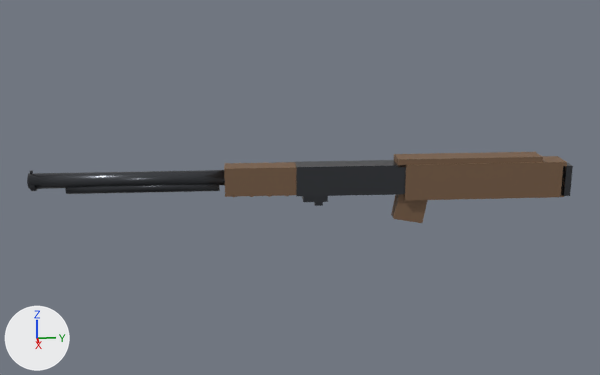
Renders of the Blender file weapons_model.blend/shotgun.blend from each side of a commit.
Camera for both pictures: a camera (50 mm lens) standing at (29.57, -4.0, 7.85) and looking at (-0.05, -1.84, -0.34). Every picture has the same lights, and +X, +Y and +Z are marked at lower left. The picture after the commit comes second.

Names of what the first picture shows: 'Barrel', 'BarrelBand', 'BeadSight', 'Cheekrest', 'MagTube', 'PistolGrip', 'Pump', 'Receiver', 'RecoilPad', 'Stock', 'Trigger', 'TriggerGuard'.
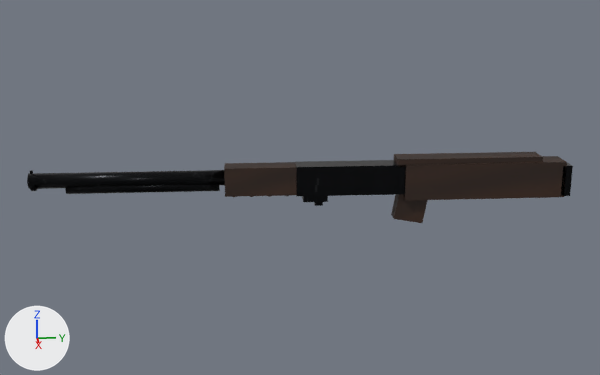
Location of each change, [x1, y1, x2, y2] in pixels of the pictures (600 x 375 px):
'Stock', surface changed (darker)
    both: [404, 156, 567, 201]
'Receiver', surface changed (darker)
    both: [295, 160, 406, 196]
'Barrel', surface changed (darker)
    both: [27, 170, 225, 189]
'Pump', surface changed (brown to black)
    both: [224, 162, 296, 197]
'Cheekrest', surface changed (darker)
    both: [394, 152, 543, 167]
'MagTube', surface changed (darker)
    both: [65, 184, 220, 194]
'PistolGrip', surface changed (darker)
    both: [391, 194, 427, 223]
'RecoilPad', surface changed (darker)
    both: [561, 163, 573, 196]
'TriggerGuard', surface changed
    both: [302, 196, 328, 202]
'BarrelBand', surface changed
    both: [29, 185, 37, 191]
'Trigger', surface changed
    both: [314, 202, 323, 206]
'BeadSight', surface changed
    both: [30, 170, 33, 174]

The change, as a list of edits to the scene's bpy script:
```text
Add img_shotgun_wood_color_png:
    img_shotgun_wood_color_png = load_image('shotgun_wood_color.png', '../Assets/materials/shotgun_wood_color.png', 256, 256, 'sRGB')
Add img_shotgun_metal_color_png:
    img_shotgun_metal_color_png = load_image('shotgun_metal_color.png', '../Assets/materials/shotgun_metal_color.png', 256, 256, 'sRGB')
Change mat_shotgun_metal:
    remove mat_shotgun_metal.base_color = (0.08, 0.085, 0.095)  # dark grey #505257
    add mat_shotgun_metal.texture = img_shotgun_metal_color_png
Change mat_shotgun_wood:
    remove mat_shotgun_wood.base_color = (0.19, 0.11, 0.06)  # brown #795d45
    add mat_shotgun_wood.texture = img_shotgun_wood_color_png
```
